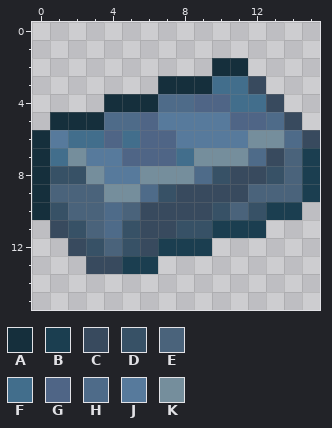
Edited in one commit: pixel-art sprite (src/main/resources/assets/keranite/icon.png). Above: the version before the commit.
The file is 16x16 pixels.
Palette (. is transparent): A #152f3c  B #1b3e50  C #384a5e  D #375166  E #4a637b  F #426e8c  G #4f6586  H #4e6b89  J #577a9c  K #758e9c
Once edited:
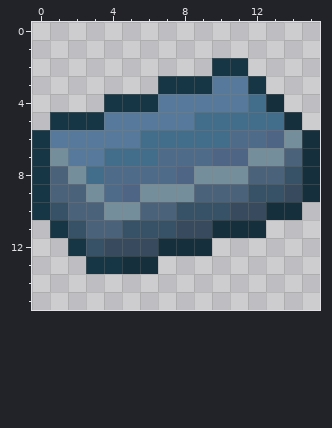
Diff:
Colour A changes from #152f3c to #173645.
Colour B changes from #1b3e50 to #152f3c.
Colour C gives way to colour A in row 3 at x 12; in row 11 at x 1; in row 12 at x 2; in row 13 at x 3 to 4.
Colour C gives way to colour B in row 4 at x 13; in row 5 at x 14; in row 6 at x 15.
Colour D gives way to colour C in row 10 at x 12; in row 11 at x 8 to 9; in row 12 at x 5.
Colour E gives way to colour C in row 9 at x 14; in row 10 at x 11; in row 12 at x 4.
Colour C gives way to colour D in row 10 at x 8 to 9; in row 11 at x 6 to 7.
Colour E gives way to colour D in row 8 at x 14; in row 9 at x 12 to 13.
Colour C gives way to colour E in row 8 at x 12; in row 9 at x 9 to 11; in row 10 at x 6 to 7.
Colour D gives way to colour E in row 8 at x 1 and 13.
Colour H gives way to colour E in row 11 at x 4.
Colour G gives way to colour F in row 5 at x 11 to 12; in row 6 at x 6 to 7; in row 7 at x 5 to 6.
Colour H gives way to colour F in row 5 at x 13.
Colour J gives way to colour F in row 5 at x 9 to 10; in row 6 at x 8 to 10; in row 7 at x 4.
Colour K gives way to colour F in row 8 at x 3.
Colour K gives way to colour G in row 6 at x 13; in row 7 at x 10 to 11; in row 8 at x 8; in row 9 at x 5.
Colour F gives way to colour H in row 7 at x 8.
Colour G gives way to colour H in row 7 at x 7.
Colour J gives way to colour H in row 6 at x 11; in row 8 at x 4 to 5.
Colour K gives way to colour H in row 6 at x 12; in row 7 at x 9; in row 8 at x 6 to 7; in row 9 at x 4.
Colour F gives way to colour J in row 3 at x 10 to 11; in row 4 at x 11; in row 6 at x 2 to 3 and 5.
Colour G gives way to colour J in row 4 at x 9 to 10; in row 5 at x 6; in row 6 at x 4.
Colour H gives way to colour J in row 4 at x 7 to 8; in row 5 at x 4 to 5.
Colour K gives way to colour J in row 7 at x 2.
Colour C gives way to colour K in row 7 at x 13; in row 8 at x 11; in row 9 at x 8.
Colour D gives way to colour K in row 8 at x 2 and 10; in row 9 at x 7.
Colour E gives way to colour K in row 9 at x 3; in row 10 at x 5.
Colour F gives way to colour K in row 7 at x 1.
Colour H gives way to colour K in row 6 at x 14; in row 7 at x 12; in row 8 at x 9; in row 9 at x 6; in row 10 at x 4.
